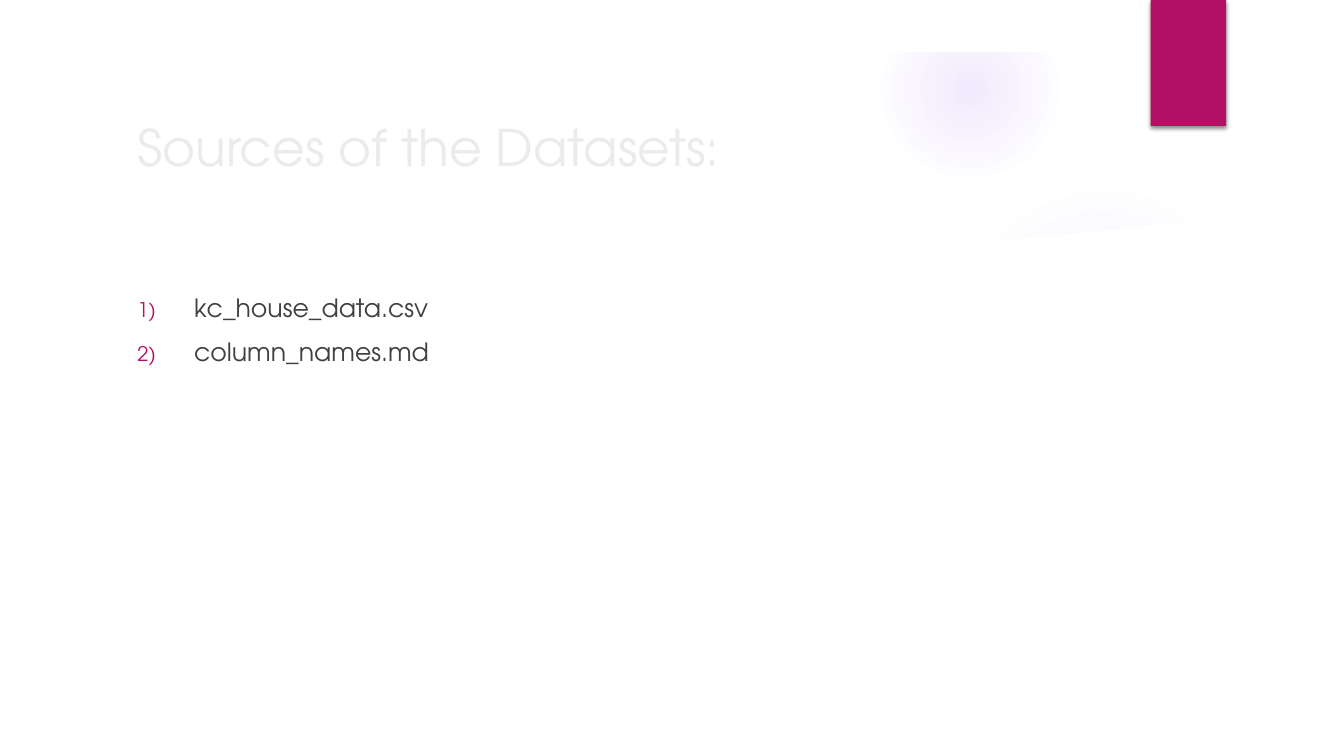
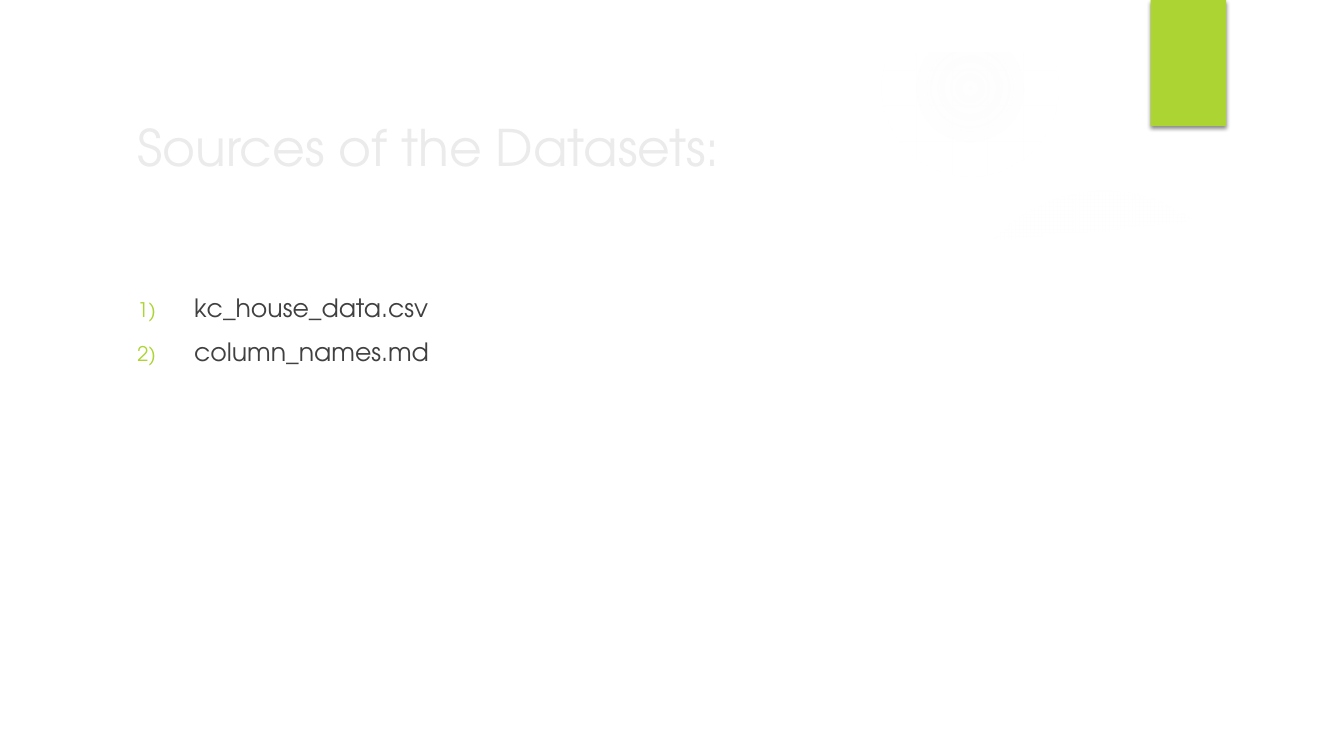
Before and after one commit to oscar066/Modelling_House_Sales, a slide deck: slide 4 of HouseAnalysis_presentation.pptx. Drawn at 1344x756 pixels with LibreOffice and Linux fonts; fonts in the diff are those of the drawing; background and template pictures are left out. Boxes give left, top, right and bottom in pixels: in the first picture for what was removed or moved away, otherwise in the second. Text is boxed around its words. In the diff, an @@ line names an element or a change of style, - is before the commit and + after.

```diff
--- a/HouseAnalysis_presentation.pptx
+++ b/HouseAnalysis_presentation.pptx
@@ fill gradient #9B6BF2 to gradient #F7F7F7 in 3 elements at [0, 294, 462, 756], [0, 320, 260, 580], [882, 0, 1059, 176] @@
@@ rectangle at [1150, 0, 1226, 126]: fill #B31166 to #ACD433 @@
@@ text "kc_house_data.csv" at [194, 298, 429, 364]: bullet colour #B31166 to #ACD433 @@
```
Also in this commit, not shown: 14 other slides changed, 1 other file.
